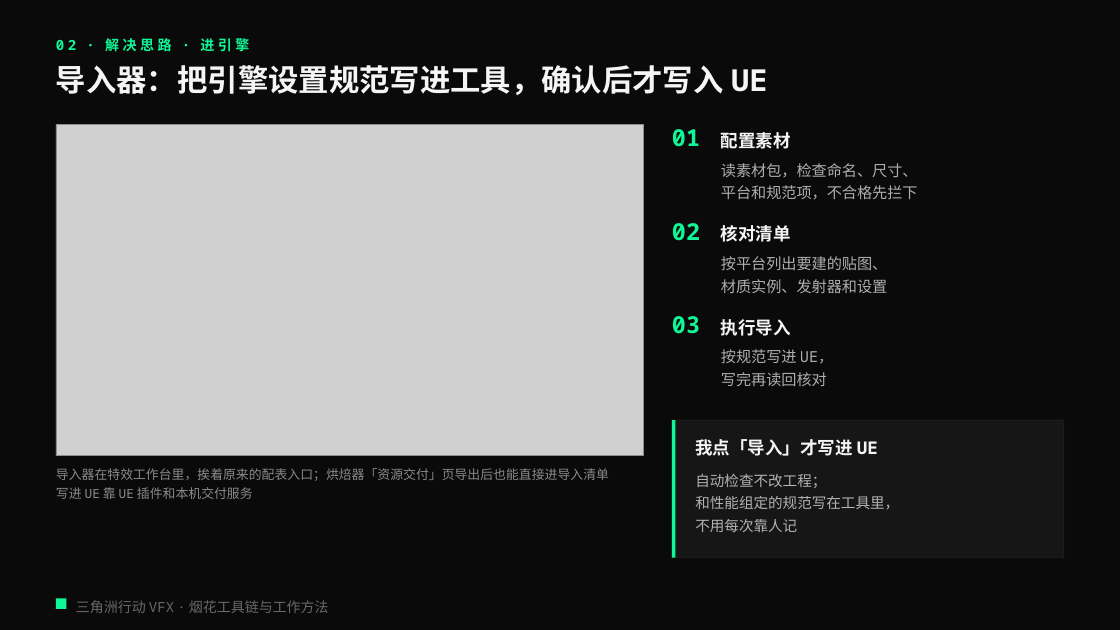
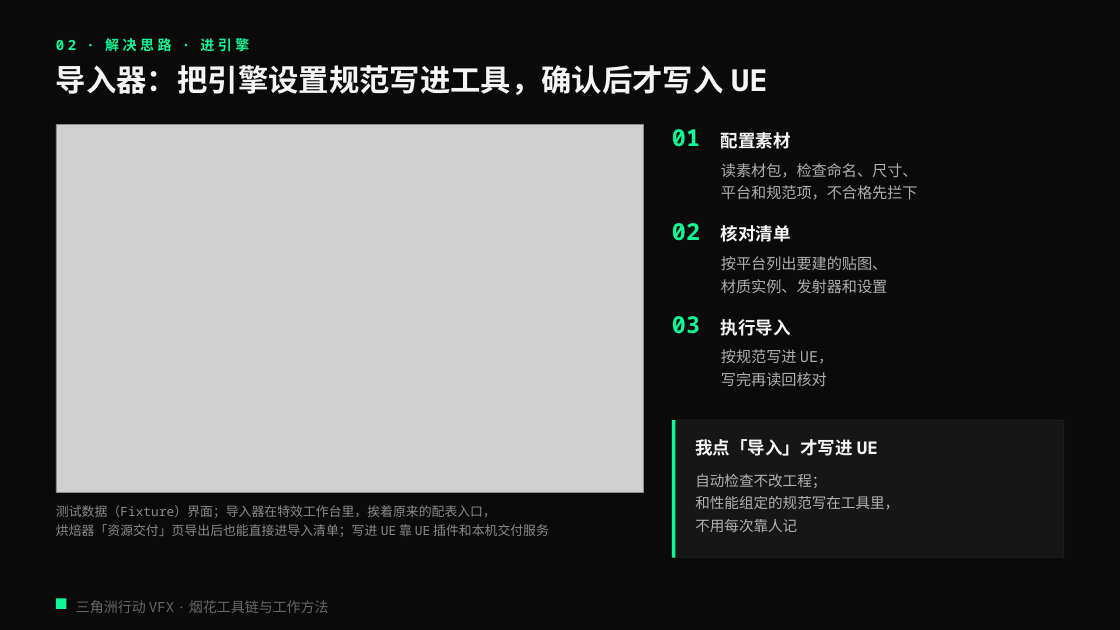
Before and after one commit to loccmaiii-lang/FireWorksLab, a slide deck: slide 10 of 协作/提示词/分享PPT交接_2026-10-29/第三版交付/烟花秀AI全流程_第三版.pptx. Drawn at 1120x630 pixels with LibreOffice and Linux fonts; fonts in the diff are those of the drawing; grey boxes stand for pictures. Boxes give left, top, right and bottom in pixels: in the first picture for what was removed or moved away, otherwise in the second. Text is boxed around its words. In the diff, an @@ line names an element or a change of style, - is before the commit and + after.

```diff
--- a/协作/提示词/分享PPT交接_2026-10-29/第三版交付/烟花秀AI全流程_第三版.pptx
+++ b/协作/提示词/分享PPT交接_2026-10-29/第三版交付/烟花秀AI全流程_第三版.pptx
@@ picture: place and size @@
-picture at (56, 125, 644, 456)
+picture at (56, 125, 644, 493)
@@ text at (56, 505, 549, 537): text changed @@
-导入器在特效工作台里，挨着原来的配表入口；烘焙器「资源交付」页导出后也能直接进导入清单
-写进 UE 靠 UE 插件和本机交付服务
+测试数据（Fixture）界面；导入器在特效工作台里，挨着原来的配表入口，
+烘焙器「资源交付」页导出后也能直接进导入清单；写进 UE 靠 UE 插件和本机交付服务
```
Also in this commit, not shown: 10 other slides changed, 11 other files.
